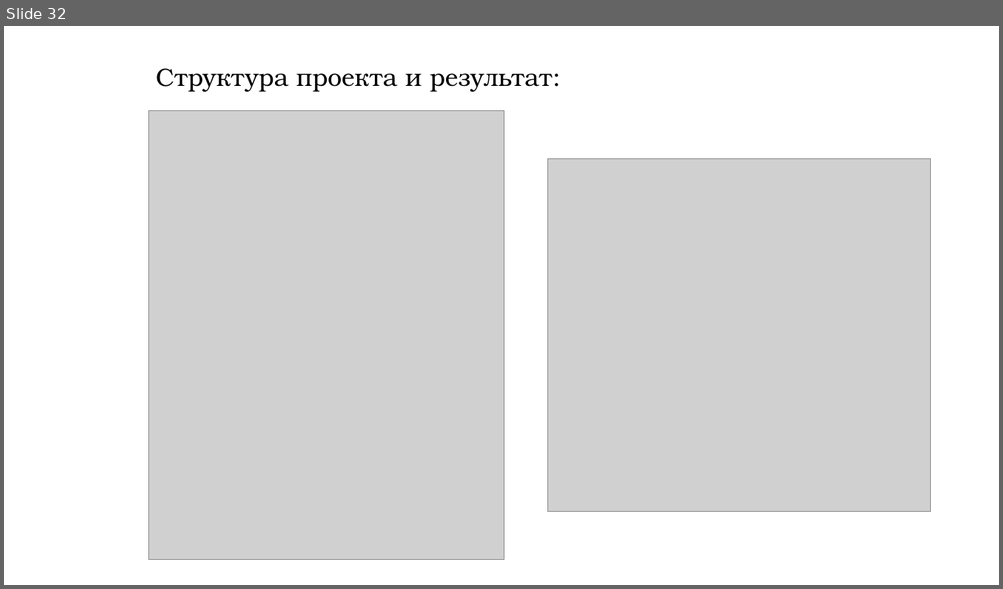
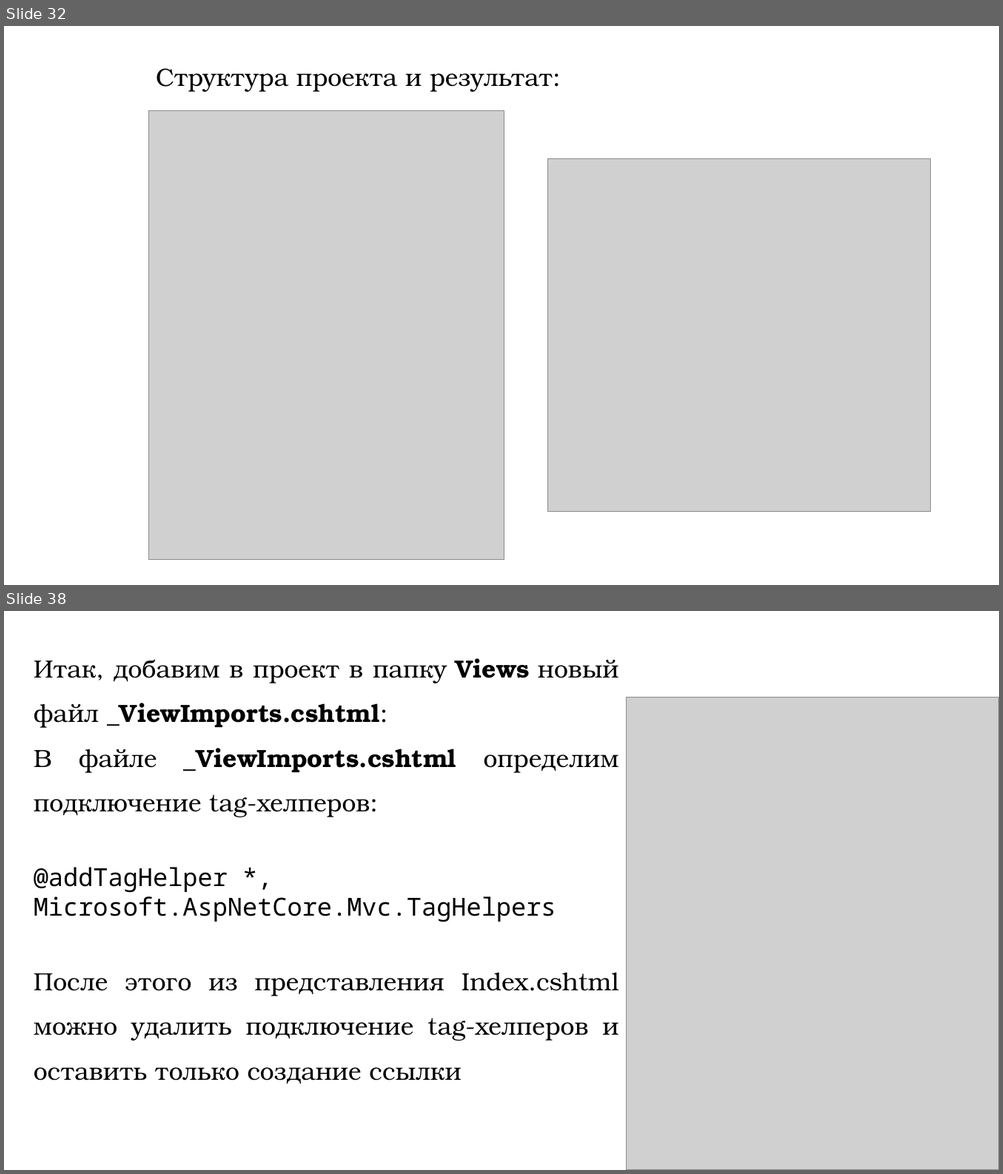
Before and after one commit to DaniilKlyukin/OOP-4, a slide deck: Лекции/ООП 1 лек 4.pptx. Shown one above the other, each under a label of ours: slide 32 before the commit, slides 32 and 38 after it; the slides between them are not shown. The pictures are 1003x589 and 1003x1174 pixels, drawn with LibreOffice and Linux fonts; fonts in the diff are those of the drawing; grey boxes stand for pictures. Boxes give left, top, right and bottom in pixels: in the first picture for what was removed or moved away, otherwise in the second. Text is boxed around its words. In the diff, an @@ line names an element or a change of style, - is before the commit and + after.

```diff
--- a/Лекции/ООП 1 лек 4.pptx
+++ b/Лекции/ООП 1 лек 4.pptx
@@ slide 38 added at (4, 611, 999, 1170), background #FFFFFF @@
@@ text added at (34, 658, 619, 1085), 24 pt, text #000000 @@
+Итак, добавим в проект в папку Views новый файл _ViewImports.cshtml:
+В файле _ViewImports.cshtml определим подключение tag-хелперов:
+@addTagHelper *, Microsoft.AspNetCore.Mvc.TagHelpers
+После этого из представления Index.cshtml можно удалить подключение tag-хелперов и оставить только создание ссылки
@@ picture added at (626, 697, 999, 1170) @@
```
Also in this commit, not shown: 1 slide changed, 11 other slides added, 3 other files.
